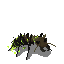
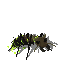
Layer changes from the first 64px x 64px image to the second:
painted on "shadow" over [9, 33, 58, 60]
